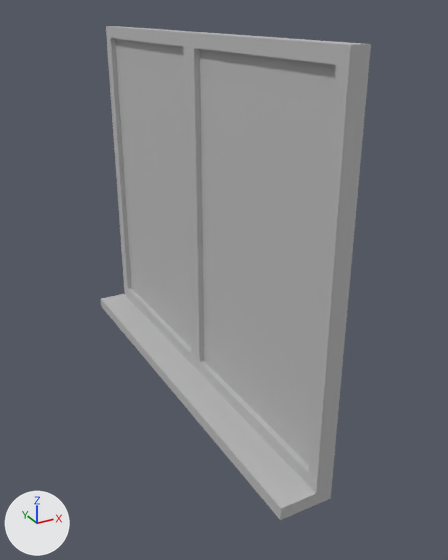
A saved change to the FBX model Assets/Res/Models/New/Window.fbx.
One viewpoint serves both versions: a 50 mm lens placed at (2.28, -2.9, 2.97), pointed at (3.5, -0.7, 1.87). Lighting does not change. The marker at lower left points along +X, +Y and +Z. Where no turn or scale is listed for an object, it has been applied to the vertices.

Objects in the first picture: 'Frame', 'Screen'.
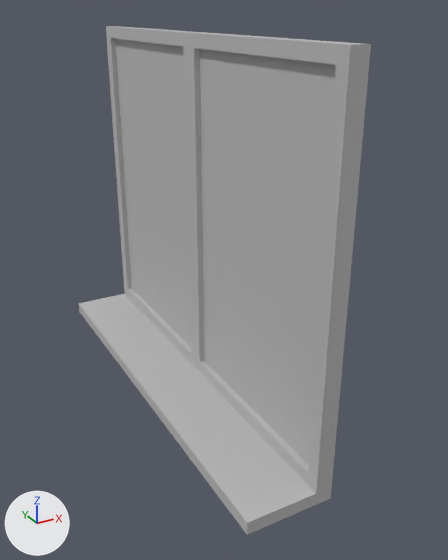
What differs and where, as boxes [x1, y1, x2, y2] in the pictures (448 x 560 px; the box of a moved part takes in the faces that stretch with it):
```json
{"object": "Frame", "change": "reshaped", "before": [101, 26, 371, 520], "after": [78, 26, 371, 535], "on screen": "8% wider"}
{"part": 1, "of": "me_mesh", "change": "moved or reshaped", "before": [101, 294, 316, 520], "after": [78, 294, 316, 535]}
```

Scene script edits in JSON lines:
```json
{"block": "me_mesh", "where": "me_mesh.from_pydata(...)  # 40 vertices, 34 faces; spans x -0.21..0.01, y -1.0..1.0, z -0.97..0.64"}
{"block": "me_mesh", "where": "# used by ob_frame; location = (3.5, -0.5, 2.243)"}
{"block": "me_mesh", "where": "# before: 34 (-0.21, 1.0, -0.92) at pixel (100, 298), 35 (-0.21, 0.0, -0.92) at pixel (166, 375), 36 (-0.21, 1.0, -0.97) at pixel (101, 306), 37 (-0.21, 0.0, -0.97) at pixel (167, 385), 38 (-0.21, -1.0, -0.92) at pixel (281, 508)"}
{"block": "me_mesh", "where": "# before: 39 (-0.21, -1.0, -0.97) at pixel (280, 520)"}
{"block": "me_mesh", "change": "me_mesh part 1"}
{"op": "add", "block": "me_mesh", "code": "for i in [*range(34, 40)]: me_mesh.vertices[i].co += Vector((-0.14, 0.0, 0.0))"}
```
